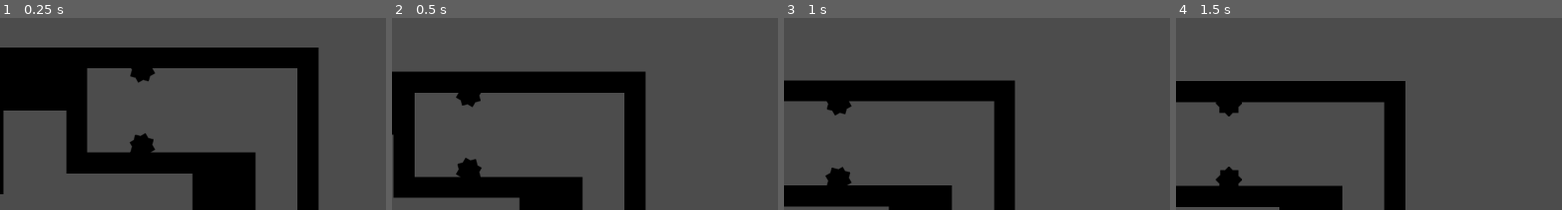
Above: before the commit, frames 1-4 (left to right).
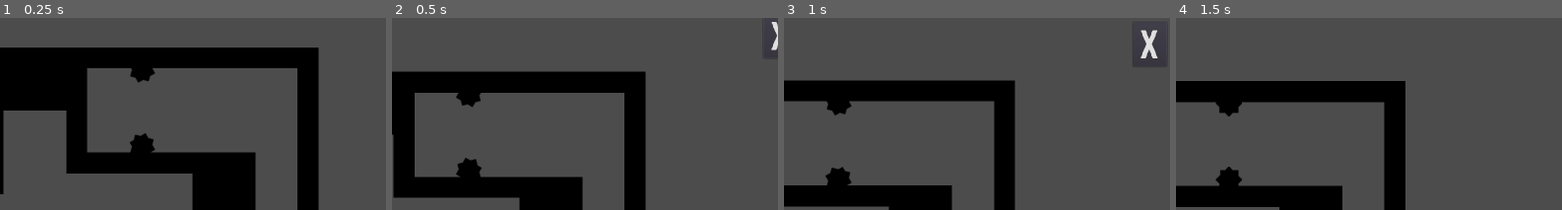
Above: after the commit, the same moments.

Repository: Maigal/gorace
Game: Godot game, scene res://Levels/level_1.tscn
Two runs of this game, one before a commit and one after it. Both use one fixed random seed, a clock stepped at 60 frames per second and the inputs below. This scene is started directly instead of the project's main scene.
Inputs (mouse positions are % of the whole screen's width and height, from its top left):
- Up to frame 1 (0.25 s): no input
- Up to frame 2 (0.5 s): no input
- Up to frame 3 (1 s): hold Right (move_right) from 0.53 s (still down); tap Space (jump) at 0.77 s
- Up to frame 4 (1.5 s): release Right (move_right) at 1.25 s; click (97, 7) at 1.25 s, where only the run after the commit has a clickable "X"
The pictures show only the part of the screen within x 50-100%, y 0-50%; the shares and areas given below are measured in that part.

Frame 1 is identical in both runs. In frame 2, 0.2% of the frame differs, in the area x 98-100%, y 2-17%; in frame 3, 0.4%, in the area x 92-97%, y 6-22%; in frame 4, nothing differs.

Commit message:
cambios en rooms

Diff:
--- a/client/Global.gd
+++ b/client/Global.gd
@@ -89,6 +89,8 @@
 				get_tree().call_group("lobby", "left_queue")
 		"found_room":
 			on_join_room(parsedData.roomType, parsedData.roomCode)
+		"left_room":
+			get_tree().call_group("room", "left_room")
 		"create_other_players":
 			get_tree().call_group("room", "create_other_players", parsedData["players"])
 		"create_new_player":
@@ -176,7 +178,14 @@
 	}
 	_client.get_peer(1).put_packet(JSON.print(message).to_utf8())
 
-
+func leave_room():
+	print('wtf')
+	var message = {
+		type = "leave_room",
+		roomType = roomType,
+		roomCode = roomCode
+	}
+	_client.get_peer(1).put_packet(JSON.print(message).to_utf8())
 
 func update_player(playerData):
 	var message = playerData
--- a/client/Levels/Room.gd
+++ b/client/Levels/Room.gd
@@ -52,3 +52,9 @@
 
 func disconnect_player(player_id):
 	get_node("OtherPlayers/OtherPlayer" + str(player_id)).queue_free()
+
+func quit_room():
+	get_tree().call_group("global", "leave_room")
+
+func left_room():
+	get_tree().change_scene("res://Lobby.tscn")
--- /dev/null
+++ b/client/Levels/RoomUI.gd
@@ -0,0 +1,5 @@
+extends Control
+
+func _on_ButtonQuitRoom_pressed():
+	$ButtonQuitRoom.hide()
+	get_tree().call_group("room", "quit_room")
--- /dev/null
+++ b/client/Levels/RoomUI.tscn
@@ -0,0 +1,31 @@
+[gd_scene load_steps=4 format=2]
+
+[ext_resource path="res://assets/norwester.otf" type="DynamicFontData" id=1]
+[ext_resource path="res://Levels/RoomUI.gd" type="Script" id=2]
+
+[sub_resource type="DynamicFont" id=1]
+size = 80
+font_data = ExtResource( 1 )
+
+[node name="RoomUI" type="Control"]
+anchor_right = 1.0
+anchor_bottom = 1.0
+script = ExtResource( 2 )
+__meta__ = {
+"_edit_use_anchors_": false
+}
+
+[node name="ButtonQuitRoom" type="Button" parent="."]
+anchor_left = 1.0
+anchor_right = 1.0
+margin_left = -81.0498
+margin_top = 2.66969
+margin_right = -3.0498
+margin_bottom = 104.67
+custom_fonts/font = SubResource( 1 )
+toggle_mode = true
+text = "X"
+__meta__ = {
+"_edit_use_anchors_": false
+}
+[connection signal="pressed" from="ButtonQuitRoom" to="." method="_on_ButtonQuitRoom_pressed"]
--- a/client/Levels/level_1.tscn
+++ b/client/Levels/level_1.tscn
@@ -1,9 +1,10 @@
-[gd_scene load_steps=5 format=2]
+[gd_scene load_steps=6 format=2]
 
 [ext_resource path="res://Player.tscn" type="PackedScene" id=1]
 [ext_resource path="res://Levels/tileset.tres" type="TileSet" id=2]
 [ext_resource path="res://Levels/Room.gd" type="Script" id=3]
 [ext_resource path="res://Traps/StaticSaw.tscn" type="PackedScene" id=4]
+[ext_resource path="res://Levels/RoomUI.tscn" type="PackedScene" id=5]
 
 [node name="level_1" type="Node2D" groups=[
 "room",
@@ -43,3 +44,11 @@
 
 [node name="Player" parent="." instance=ExtResource( 1 )]
 position = Vector2( 147.203, 733.937 )
+
+[node name="RoomUI" parent="." instance=ExtResource( 5 )]
+anchor_left = 1.0
+anchor_bottom = 0.0
+margin_left = 1790.49
+margin_top = 8.4757
+margin_right = 1790.49
+margin_bottom = 8.4757
--- a/client/Login.tscn
+++ b/client/Login.tscn
@@ -1,11 +1,8 @@
 [gd_scene load_steps=8 format=2]
 
+[ext_resource path="res://assets/Font.tres" type="DynamicFont" id=1]
 [ext_resource path="res://Login.gd" type="Script" id=2]
 [ext_resource path="res://assets/norwester.otf" type="DynamicFontData" id=3]
-
-[sub_resource type="DynamicFont" id=1]
-size = 48
-font_data = ExtResource( 3 )
 
 [sub_resource type="StyleBoxFlat" id=2]
 bg_color = Color( 0.952941, 0.952941, 0.952941, 1 )
@@ -55,7 +52,7 @@
 [node name="LabelUsername" type="Label" parent="CanvasLayer/ColorRect/Container"]
 margin_right = 210.0
 margin_bottom = 58.0
-custom_fonts/font = SubResource( 1 )
+custom_fonts/font = ExtResource( 1 )
 text = "USERNAME"
 __meta__ = {
 "_edit_use_anchors_": false
@@ -76,7 +73,7 @@
 margin_top = 120.0
 margin_right = 210.0
 margin_bottom = 178.0
-custom_fonts/font = SubResource( 1 )
+custom_fonts/font = ExtResource( 1 )
 text = "PASSWORD"
 
 [node name="InputPassword" type="LineEdit" parent="CanvasLayer/ColorRect/Container"]
--- /dev/null
+++ b/client/assets/Font.tres
@@ -0,0 +1,7 @@
+[gd_resource type="DynamicFont" load_steps=2 format=2]
+
+[ext_resource path="res://assets/norwester.otf" type="DynamicFontData" id=1]
+
+[resource]
+size = 48
+font_data = ExtResource( 1 )
Binary file added: client/Sprites/Player/Customization/Body/1.png
Binary file added: client/Sprites/Player/Customization/Eyes/0.png
Renamed: client/Sprites/Player/Customization/Eyes/eyes_1.png -> client/Sprites/Player/Customization/Eyes/1.png
Not shown, changed: editables/base.aseprite
Not shown, changed: index.js
Not shown, changed: server/Classes/Room.js
Not shown, changed: server/Classes/RoomVersus.js
Not shown, changed: server/Events/Matchmaking.js
Not shown, changed: server/Events/Room.js
Not shown, changed: server/state.js
